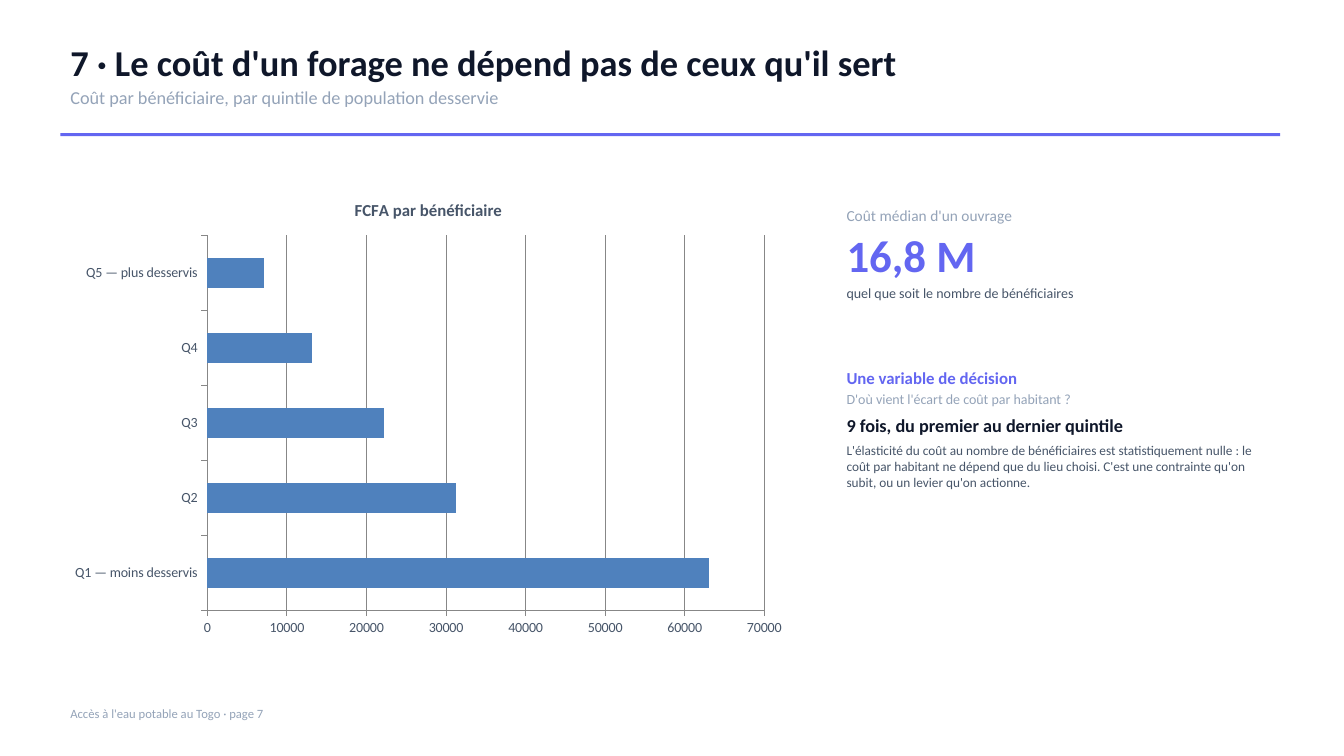
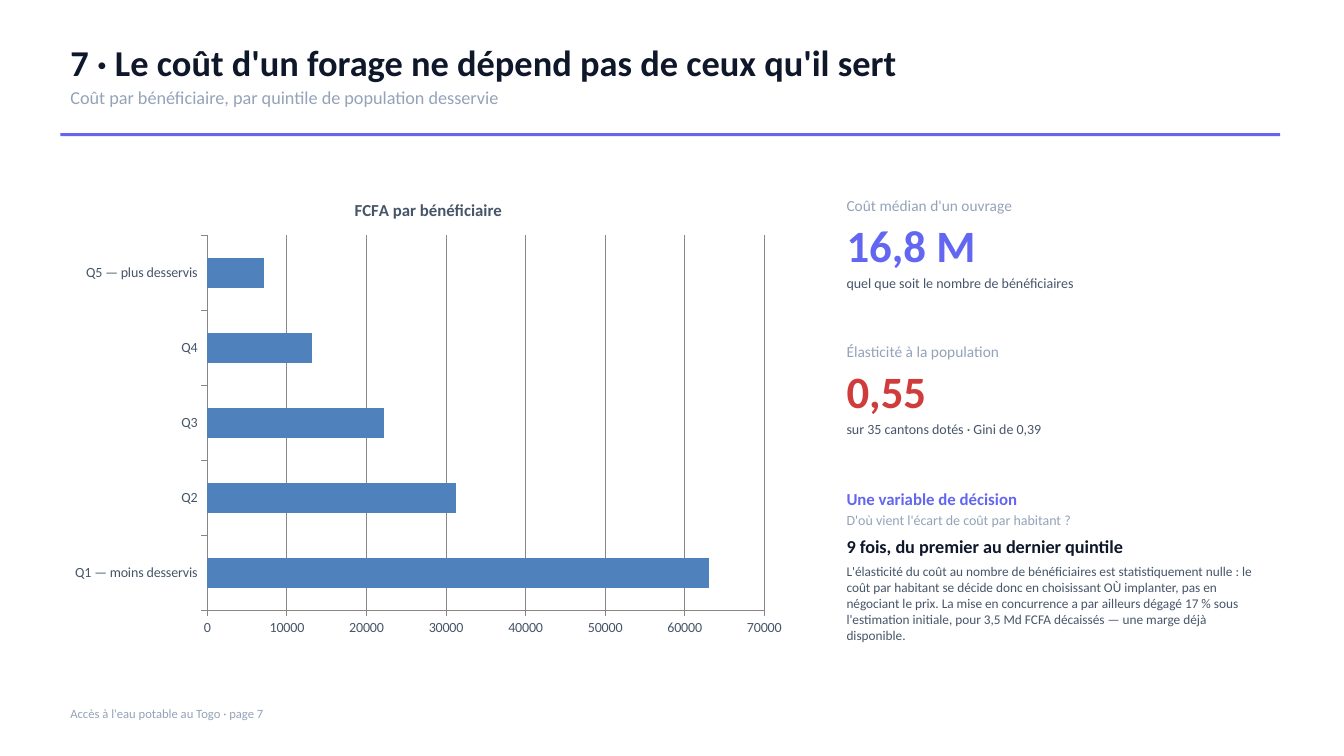
Before and after one commit to Bernardpip/data_lab_challenges, a slide deck: slide 7 of Togo-environnement-hydrolique/rapport/Togo_Eau_Assainissement_Rapport.pptx. Drawn at 1344x756 pixels with LibreOffice and Linux fonts; fonts in the diff are those of the drawing. Boxes give left, top, right and bottom in pixels: in the first picture for what was removed or moved away, otherwise in the second. Text is boxed around its words. In the diff, an @@ line names an element or a change of style, - is before the commit and + after.

```diff
--- a/Togo-environnement-hydrolique/rapport/Togo_Eau_Assainissement_Rapport.pptx
+++ b/Togo-environnement-hydrolique/rapport/Togo_Eau_Assainissement_Rapport.pptx
@@ text "Coût médian d'un ouvrage" moved from (x1=847, y1=210, x2=1074, y2=301) to (x1=847, y1=200, x2=1074, y2=291) @@
@@ text added at (x1=847, y1=344, x2=1042, y2=436), 10 pt, text #475569 @@
+Élasticité à la population
+0,55
+sur 35 cantons dotés · Gini de 0,39
@@ text "Une variable de décision" moved from (x1=847, y1=372, x2=1252, y2=489) to (x1=847, y1=493, x2=1252, y2=642) @@
@@ text at (x1=847, y1=566, x2=1252, y2=642): text changed @@
-L'élasticité du coût au nombre de bénéficiaires est statistiquement nulle : le coût par habitant ne dépend que du lieu choisi. C'est une contrainte qu'on subit, ou un levier qu'on actionne.
+L'élasticité du coût au nombre de bénéficiaires est statistiquement nulle : le coût par habitant se décide donc en choisissant OÙ implanter, pas en négociant le prix. La mise en concurrence a par ailleurs dégagé 17 % sous l'estimation initiale, pour 3,5 Md FCFA décaissés — une marge déjà disponible.
```
Also in this commit, not shown: 5 other slides changed, 3 slides added, 3 slides removed, 11 other files.
